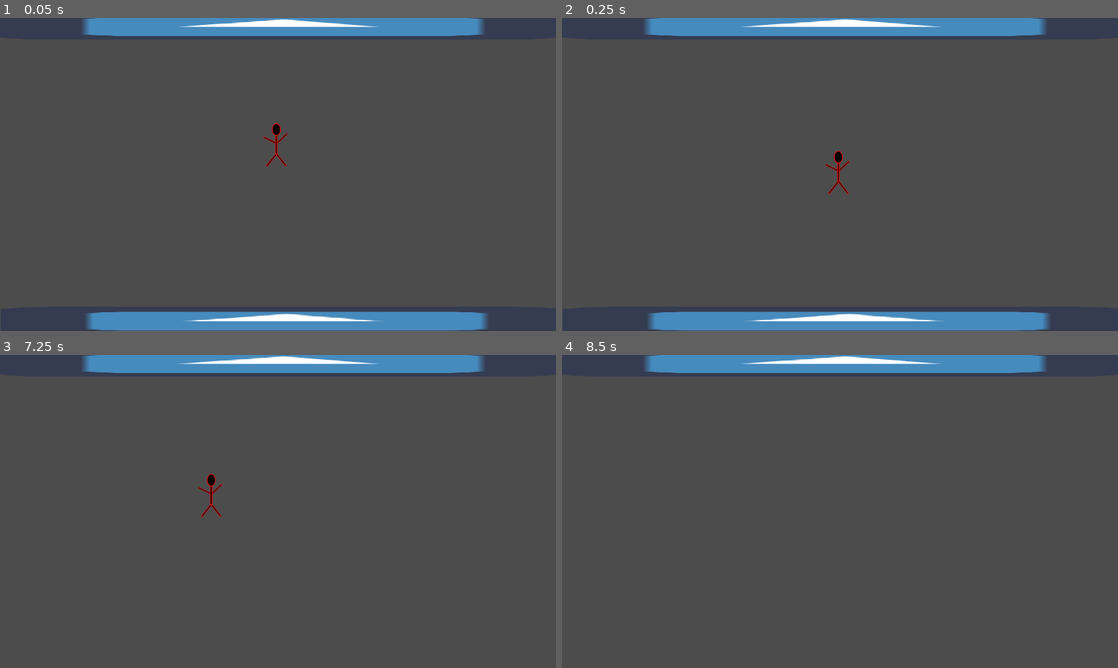
Above: before the commit, frames 1-4 (two rows, left to right).
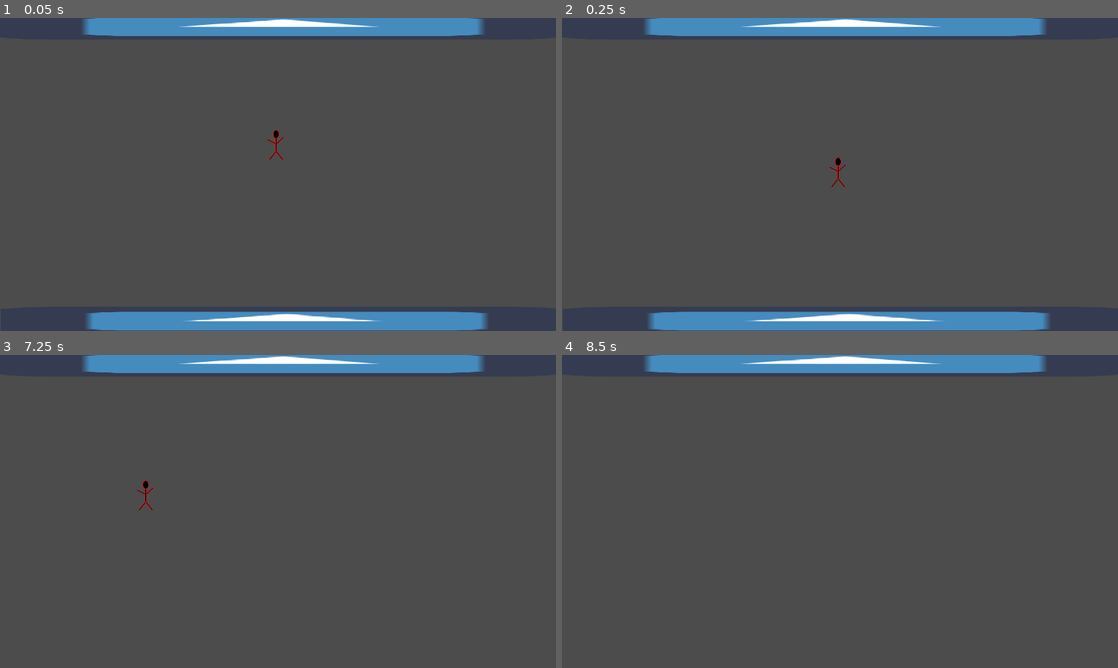
Above: after the commit, the same moments.

Repository: LeonMatthes/SkeleTurn
Game: Godot game, scene res://scenes/FirstArena.tscn
Same seed, same stepped clock (60 frames per second), same inputs: the game is played once before the commit and once after it. The engine's default icon, where the game draws it, is replaced by a stand-in: a white triangle on a blue panel in a dark square.
Inputs:
- Up to frame 1 (0.05 s): no input
- Up to frame 2 (0.25 s): no input
- Up to frame 3 (7.25 s): hold Right (ui_right) 0.53-1.28 s; tap Enter at 1.25, 2.75, 4.25 s; hold Left (ui_left) 1.28-2.03 s; tap Space at 2, 3.5, 5 s; hold Right (ui_right) 2.03-2.78 s; hold Up (ui_up) 2.78-3.53 s; hold Left (ui_left) 3.53-5.78 s; hold Right (ui_right) 5.78-6.53 s; hold Up (ui_up) from 6.53 s (still down)
- Up to frame 4 (8.5 s): release Up (ui_up) at 7.28 s; hold Right (ui_right) 7.28-8.03 s; hold Left (ui_left) from 8.03 s (still down)

The runs differ from the first frame. In frame 1, 0.2% of the frame differs, in the area x 47-52%, y 33-48%; in frame 2, 0.2%; in frame 3, 0.2%, in the area x 24-40%, y 38-52%; in frame 4, nothing differs.

Commit message:
Moved Player to seperate scene

Diff:
--- a/scenes/FirstArena.tscn
+++ b/scenes/FirstArena.tscn
@@ -1,45 +1,16 @@
-[gd_scene load_steps=6 format=2]
+[gd_scene load_steps=4 format=2]
 
-[ext_resource path="res://scenes/Player.gd" type="Script" id=1]
-[ext_resource path="res://graphics/red-char.png" type="Texture" id=2]
-[ext_resource path="res://icon.png" type="Texture" id=3]
-
-[sub_resource type="RectangleShape2D" id=1]
-
-custom_solver_bias = 0.0
-extents = Vector2( 12.1826, 22.0631 )
+[ext_resource path="res://scenes/Player.tscn" type="PackedScene" id=1]
+[ext_resource path="res://icon.png" type="Texture" id=2]
 
 [sub_resource type="RectangleShape2D" id=2]
 
 custom_solver_bias = 0.0
 extents = Vector2( 648.878, 32.053 )
 
-[node name="Node2D" type="Node2D" index="0"]
+[node name="Node2D" type="Node2D"]
 
-[node name="Player" type="KinematicBody2D" parent="." index="0"]
-
-position = Vector2( 634.153, 289.041 )
-input_pickable = false
-collision_layer = 1
-collision_mask = 1
-collision/safe_margin = 0.08
-script = ExtResource( 1 )
-_sections_unfolded = [ "Collision", "Transform" ]
-__meta__ = {
-"_edit_group_": true
-}
-gravityFactor = 1
-
-[node name="PlayerCollisionBox" type="CollisionShape2D" parent="Player" index="0"]
-
-scale = Vector2( 2.3, 2.3 )
-shape = SubResource( 1 )
-_sections_unfolded = [ "Transform" ]
-
-[node name="PlayerIcon" type="Sprite" parent="Player" index="1"]
-
-texture = ExtResource( 2 )
-_sections_unfolded = [ "Transform" ]
+[node name="Player" parent="." index="0" instance=ExtResource( 1 )]
 
 [node name="Wall" type="RigidBody2D" parent="." index="1"]
 
--- a/scenes/Player.gd
+++ b/scenes/Player.gd
@@ -8,7 +8,7 @@
 
 
 var velocity = Vector2()
-var speed = 200
+var speed = 400
 
 var sprite = null
 
--- /dev/null
+++ b/scenes/Player.tscn
@@ -0,0 +1,35 @@
+[gd_scene load_steps=4 format=2]
+
+[ext_resource path="res://scenes/Player.gd" type="Script" id=1]
+[ext_resource path="res://graphics/red-char.png" type="Texture" id=2]
+
+[sub_resource type="RectangleShape2D" id=1]
+
+custom_solver_bias = 0.0
+extents = Vector2( 12.1826, 22.0631 )
+
+[node name="Player" type="KinematicBody2D" index="0"]
+
+position = Vector2( 634.153, 289.041 )
+scale = Vector2( 0.7, 0.7 )
+input_pickable = false
+collision_layer = 1
+collision_mask = 1
+collision/safe_margin = 0.08
+script = ExtResource( 1 )
+_sections_unfolded = [ "Collision", "Transform" ]
+__meta__ = {
+"_edit_group_": true
+}
+gravityFactor = 1
+
+[node name="PlayerCollisionBox" type="CollisionShape2D" parent="." index="0"]
+
+scale = Vector2( 2.3, 2.3 )
+shape = SubResource( 1 )
+_sections_unfolded = [ "Transform" ]
+
+[node name="PlayerIcon" type="Sprite" parent="." index="1"]
+
+texture = ExtResource( 2 )
+_sections_unfolded = [ "Transform" ]
Not shown: 2 places in scenes/FirstArena.tscn that only renumber resources
